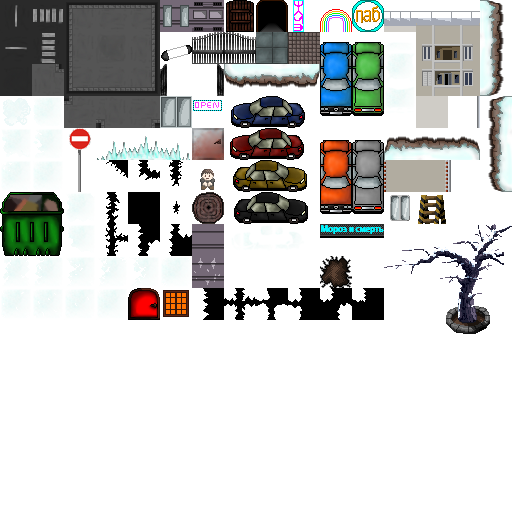
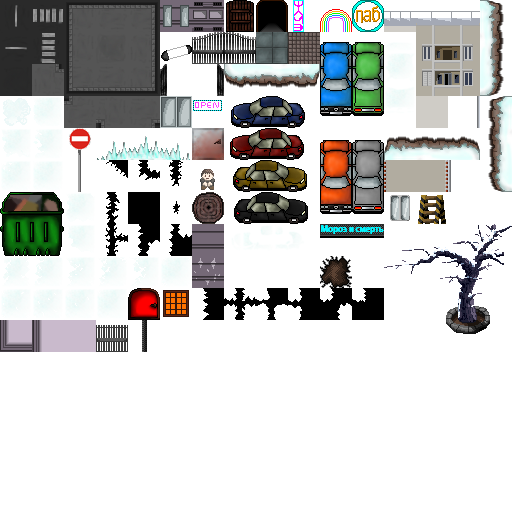
Layer changes from the first 512 x 512 image to the second:
painted on "Мороз и смерть copie 3" over (0, 320, 147, 352)
